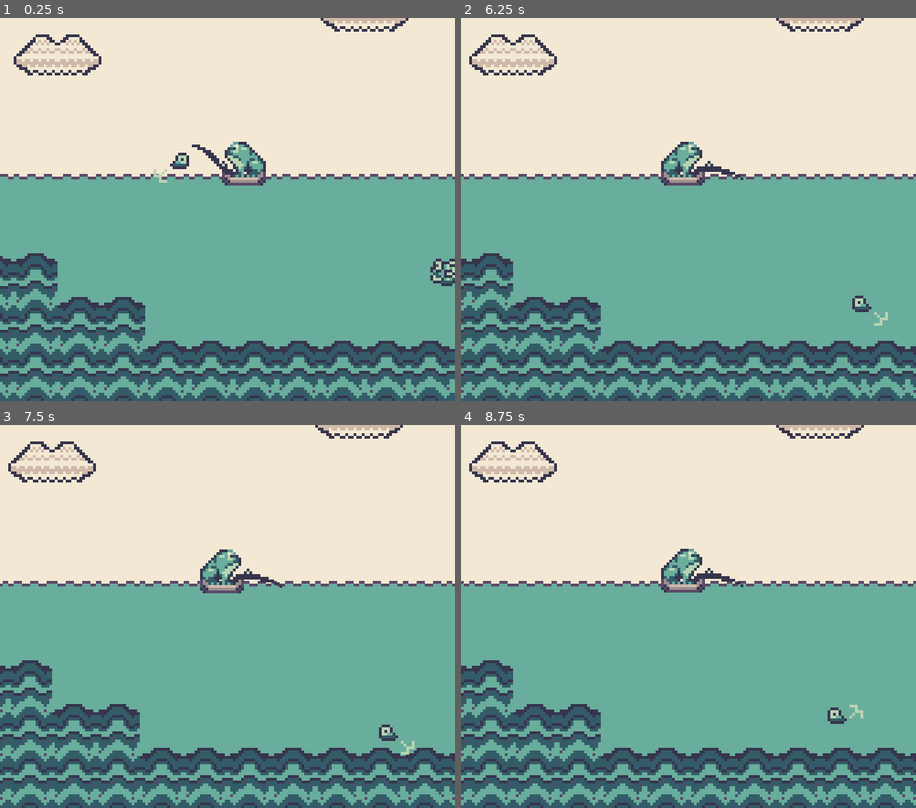
Above: before the commit, frames 1-4 (two rows, left to right).
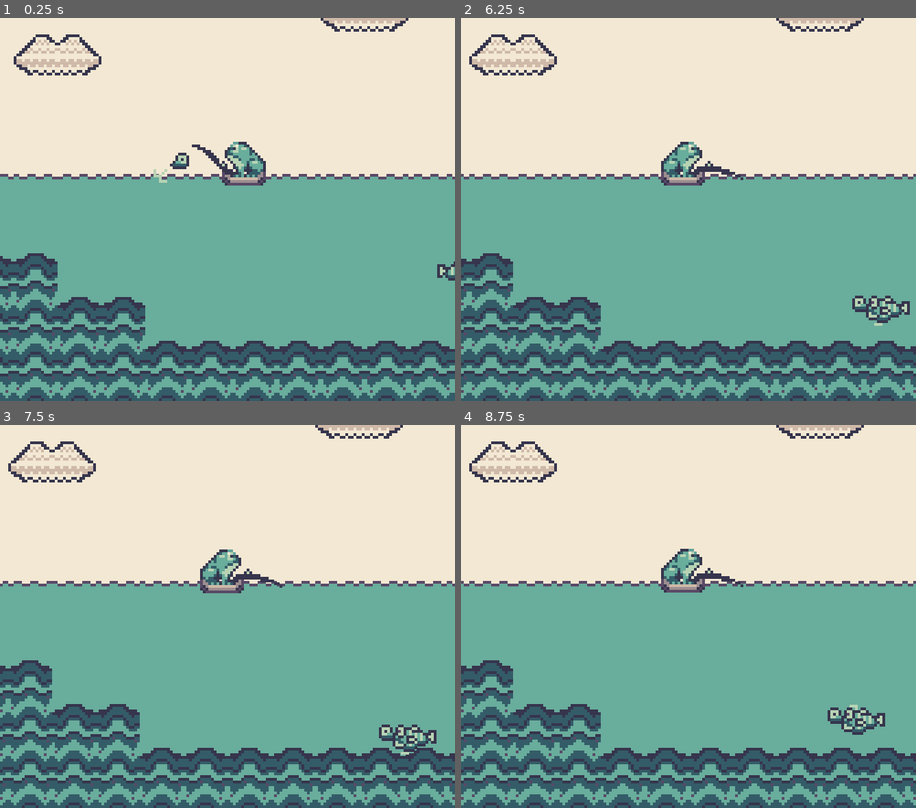
Above: after the commit, the same moments.

Repository: TaraSophieDev/Frog-Adventures-Fishing-Edition-Cancelled
Game: Godot game, scene res://Scenes/World.tscn
Same seed, same stepped clock (60 frames per second), same inputs: the game is played once before the commit and once after it.
Inputs:
- Up to frame 1 (0.25 s): no input
- Up to frame 2 (6.25 s): hold D (right) 0.53-1.28 s; tap Z (a_button) every 0.75 s from 0.6 to 5.85 s; hold A (left) 1.28-2.03 s; hold D (right) 2.03-3.53 s; hold A (left) 3.53-5.78 s; hold D (right) from 5.78 s (still down)
- Up to frame 3 (7.5 s): keep holding D (right); tap Z (a_button) at 6.6, 7.35 s
- Up to frame 4 (8.75 s): release D (right) at 8.03 s; hold A (left) from 8.03 s (still down); tap Z (a_button) at 8.1 s

The runs differ from the first frame. In frame 1, 0.3% of the frame differs, in the area x 94-100%, y 62-70%; in frame 2, 0.4%, in the area x 89-99%, y 72-80%; in frame 3, 0.4%; in frame 4, 0.4%.

Commit message:
changed fish movement

Diff:
--- a/Fishes/Fish.gd
+++ b/Fishes/Fish.gd
@@ -2,60 +2,56 @@
 
 onready var sprite = $Sprite
 onready var ap = $AnimationPlayer
+onready var swimTimer = $SwimTimer
+
+export var time = 3
 
 signal baited
 
 enum {
-	IDLE,
-	NEW_DIR,
 	MOVE,
+	CHANGE_DIR,
 	BAITED
 }
 
 func _ready():
-	randomize()
+	swimTimer.wait_time = time
 
-var SPEED = 10
-var state = IDLE
+export var speed = 10
+var state = MOVE
 var dir = Vector2.RIGHT
 
 func _process(delta):
 	match state:
-		IDLE:
-			ap.stop()
-		NEW_DIR:
-			dir = choose([Vector2.RIGHT, Vector2.LEFT])
-			state = choose([IDLE, MOVE])
 		MOVE:
 			move(delta)
 		BAITED:
 			baited()
 
 func move(delta):
-	# Rotates raycast
-	var temp = rad2deg(atan2(-dir.y, -dir.x))
-
+	print(swimTimer.time_left)
+	if swimTimer.time_left == 0:
+		if sprite.flip_h == true:
+			dir = Vector2.LEFT
+			swimTimer.start(time)
+		elif sprite.flip_h == false:
+			dir = Vector2.RIGHT
+			swimTimer.start(time)
 	ap.play("Swim")
-	position += dir * SPEED * delta
-	if dir.x == 1:
+	position += dir * speed * delta
+	if dir == Vector2.RIGHT:
 		sprite.flip_h = true
-	elif dir.x == -1:
+	elif dir == Vector2.LEFT:
 		sprite.flip_h = false
 
-func choose(array):
-	array.shuffle()
-	return array.front()
+func change_dir():
+	print(swimTimer.time_left)
 
 func baited():
 	ap.play("Chase")
 	emit_signal("baited")
 	print("baited")
 
-func _on_Timer_timeout():
-	$Timer.wait_time = choose([1, 1.5, 2])
-	print("Timer wait time: ", $Timer.wait_time)
-	state = choose([IDLE, NEW_DIR, MOVE])
-
 
 func _on_Area2D_body_entered(body):
 	if body.is_in_group("bait"):
--- a/Fishes/Fish.tscn
+++ b/Fishes/Fish.tscn
@@ -57,13 +57,15 @@
 [node name="CollisionShape2D" type="CollisionShape2D" parent="."]
 shape = SubResource( 3 )
 
-[node name="Timer" type="Timer" parent="."]
-autostart = true
-
 [node name="Area2D" type="Area2D" parent="."]
 collision_layer = 2
 
 [node name="CollisionShape2D" type="CollisionShape2D" parent="Area2D"]
 shape = SubResource( 4 )
-[connection signal="timeout" from="Timer" to="." method="_on_Timer_timeout"]
+
+[node name="SwimTimer" type="Timer" parent="."]
+wait_time = 3.0
+one_shot = true
+autostart = true
+
 [connection signal="body_entered" from="Area2D" to="." method="_on_Area2D_body_entered"]
